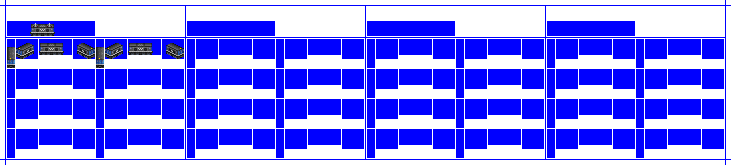
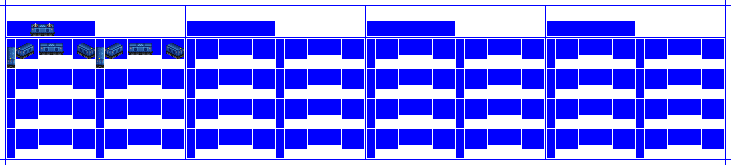
Layers edited between the first and the second 731×165 image:
hid "White copy" over [7, 24, 184, 65]
showed "CC1" over [7, 24, 184, 65]